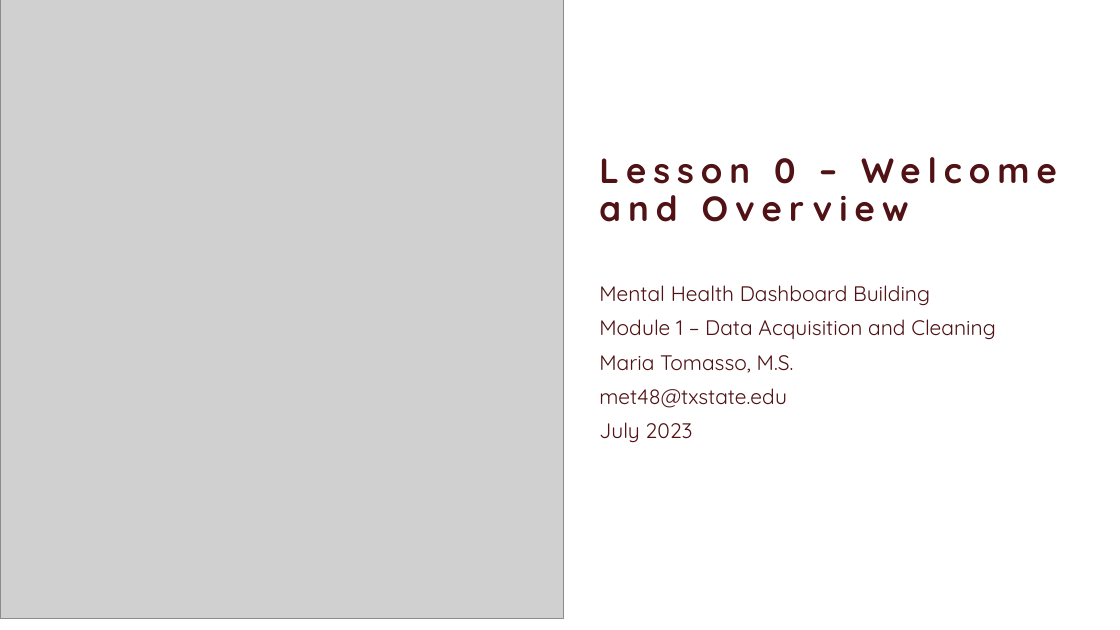
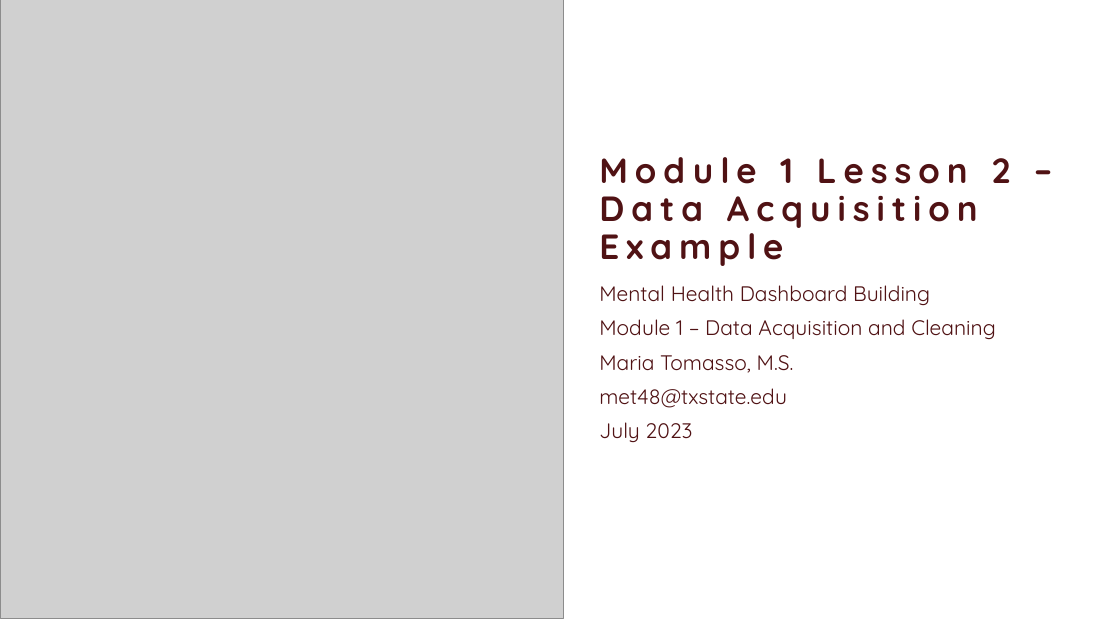
Before and after one commit to MariaElise-T/MH_Dashboard_Tutorial, a slide deck: slide 1 of Formatted Slides/Module1_Video2.pptx. Drawn at 1120x630 pixels with LibreOffice and Linux fonts; fonts in the diff are those of the drawing; grey boxes stand for pictures; background and template pictures are left out. Boxes give left, top, right and bottom in pixels: in the first picture for what was removed or moved away, otherwise in the second. Text is boxed around its words. In the diff, an @@ line names an element or a change of style, - is before the commit and + after.

Commit message:
Slides update

```diff
--- a/Formatted Slides/Module1_Video2.pptx
+++ b/Formatted Slides/Module1_Video2.pptx
@@ title at <box>599,157,1011,266</box>: text changed @@
-Lesson 0 – Welcome and Overview
+Module 1 Lesson 2 – Data Acquisition Example
```
Also in this commit, not shown: 2 other slides changed, 17 slides added, 9 other files.
